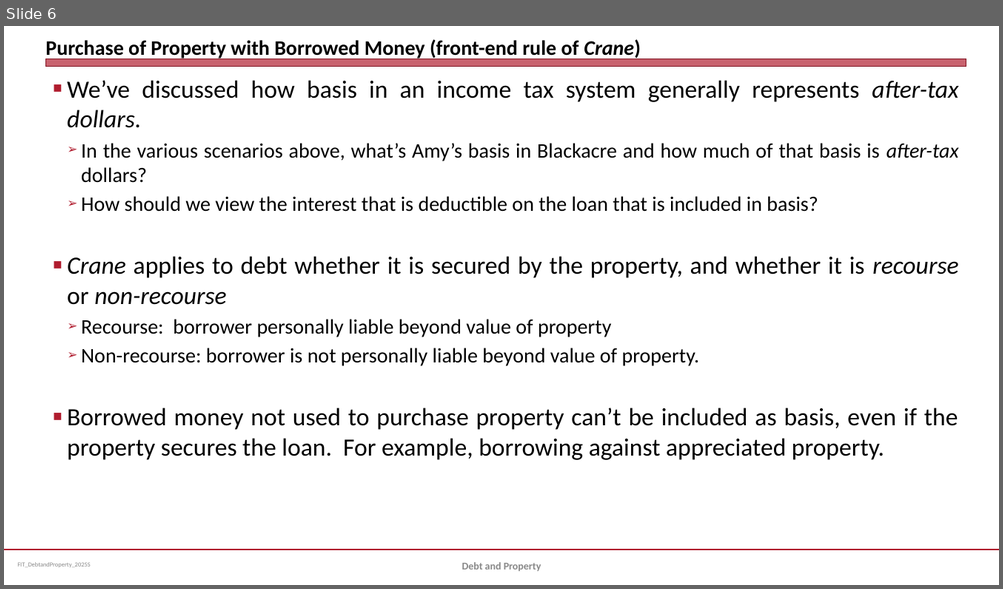
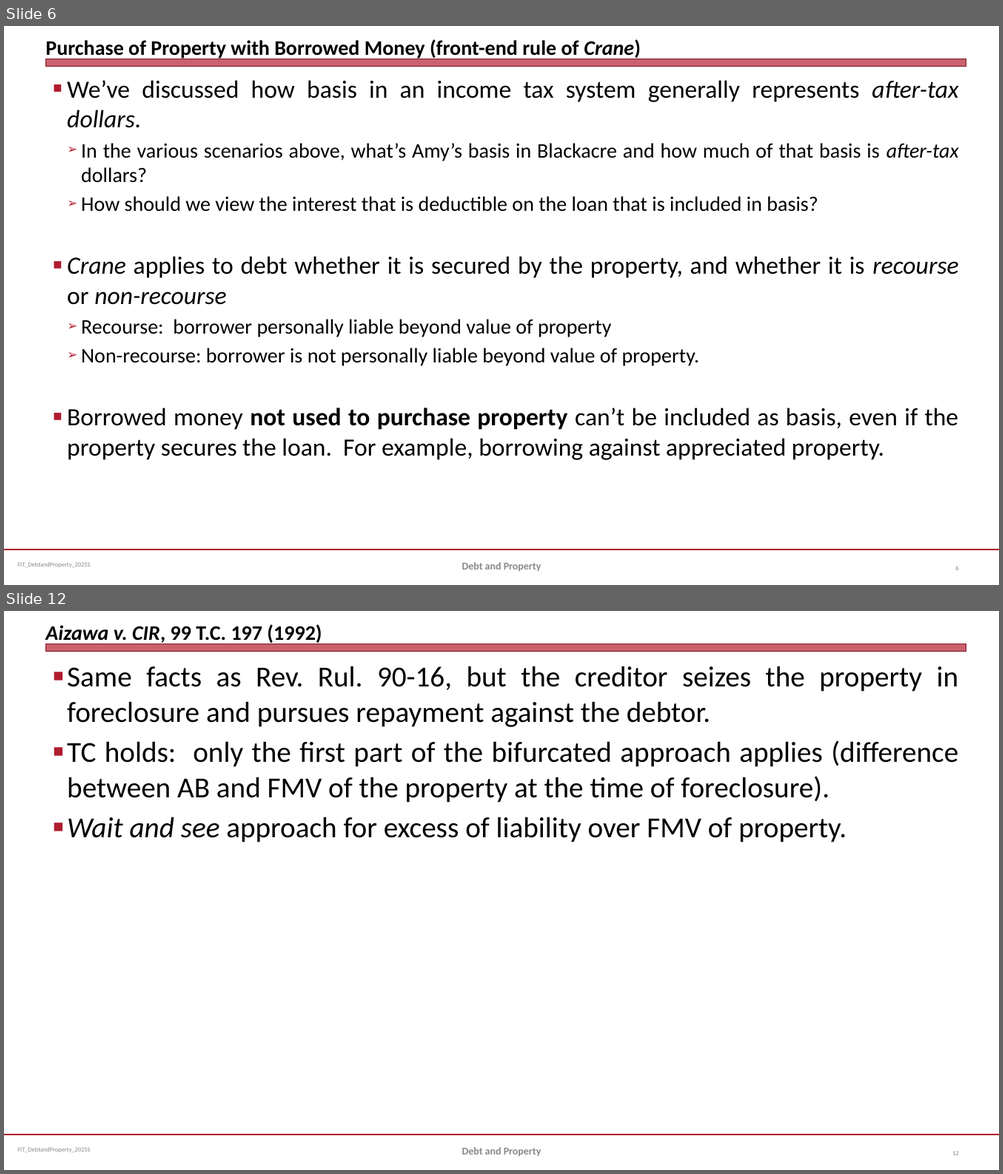
Before and after one commit to jmc877/Fed-Income-Tax, a slide deck: slides/FIT_DebtandProperty_2025S.pptx. Shown one above the other, each under a label of ours: slide 6 before the commit, slides 6 and 12 after it; the slides between them are not shown. The pictures are 1003x589 and 1003x1174 pixels, drawn with LibreOffice and Linux fonts; fonts in the diff are those of the drawing. Boxes give left, top, right and bottom in pixels: in the first picture for what was removed or moved away, otherwise in the second. Text is boxed around its words. In the diff, an @@ line names an element or a change of style, - is before the commit and + after.

```diff
--- a/slides/FIT_DebtandProperty_2025S.pptx
+++ b/slides/FIT_DebtandProperty_2025S.pptx
@@ slide 12 added at [4, 611, 999, 1170], background #FFFFFF; not listed: 3 template elements that a slide beside it also shows @@
@@ title added at [45, 624, 321, 645], 20 pt, text #000000, bold @@
+Aizawa v. CIR, 99 T.C. 197 (1992)
@@ text added at [67, 666, 959, 843], 28 pt, text #000000 @@
+■ Same facts as Rev. Rul. 90-16, but the creditor seizes the property in foreclosure and pursues repayment against the debtor.
+■ TC holds: only the first part of the bifurcated approach applies (difference between AB and FMV of the property at the time of foreclosure).
+■ Wait and see approach for excess of liability over FMV of property.
@@ text added at [462, 1147, 541, 1156], 10 pt, text #898989, bold @@
+Debt and Property
@@ page number added at [952, 1151, 959, 1156], 6 pt, text #808080 @@
+12
@@ slide 6 changed as well @@
@@ text at [67, 408, 959, 460]: bold on in "not used to purchase property" @@
@@ page number added at [955, 566, 958, 571], 6 pt, text #808080 @@
+6
```
Also in this commit, not shown: 5 other slides changed, 7 other slides added.
